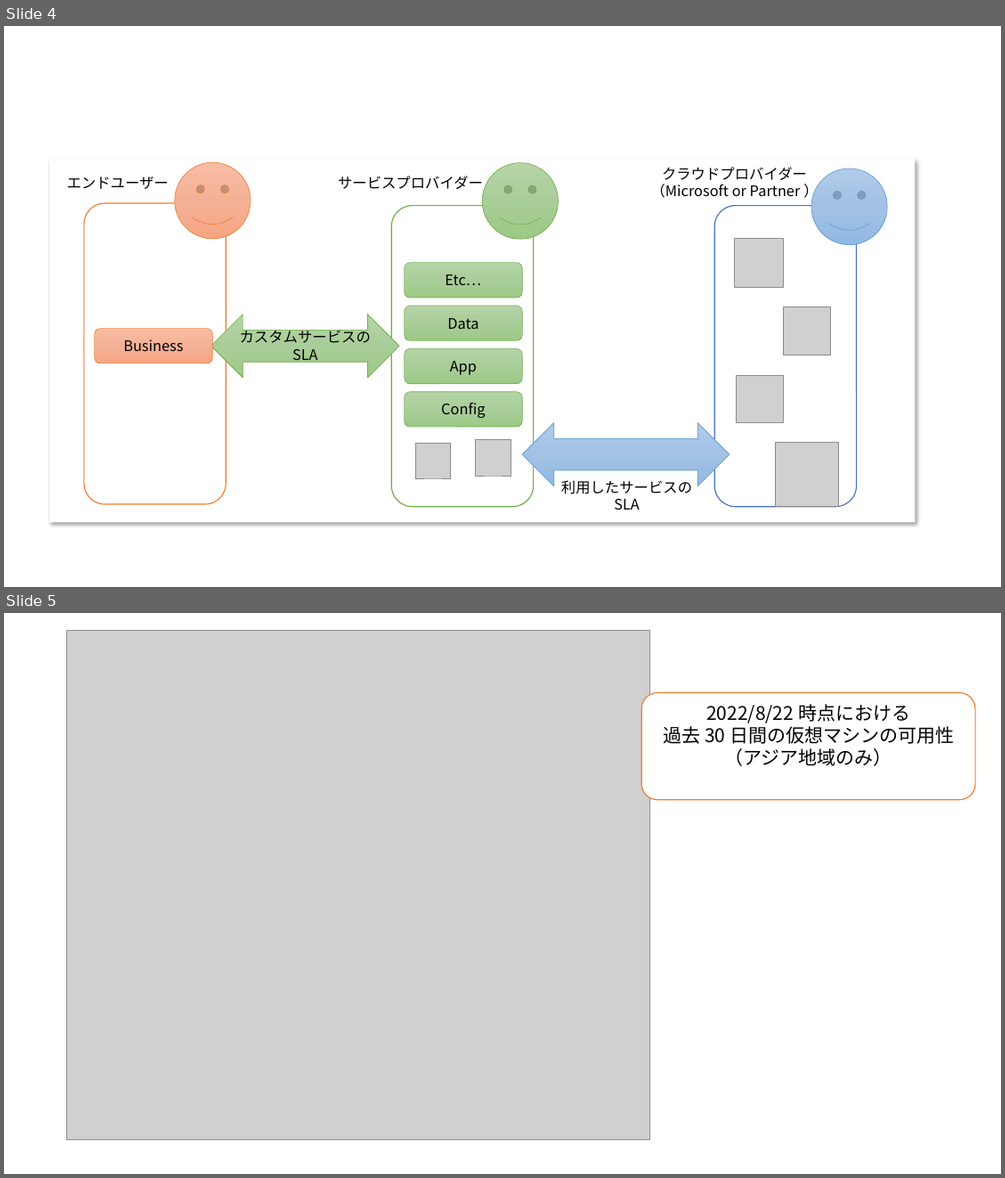
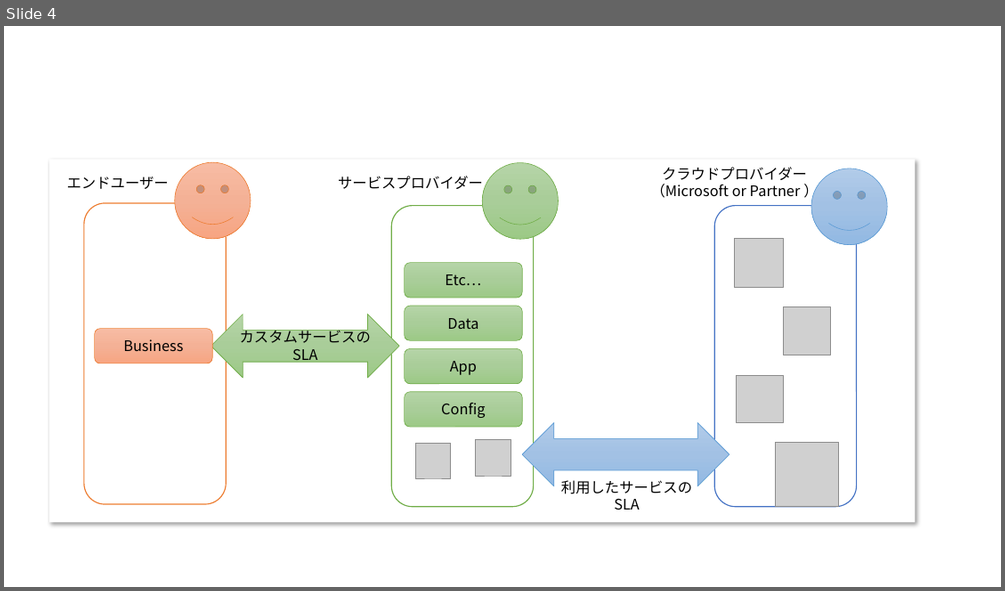
Before and after one commit to ayuina/ainaba-csa-blog, a slide deck: reliability-of-azure-based-services/images/figures.pptx. Shown one above the other, each under a label of ours: slides 4 and 5 before the commit, slide 4 after it. The pictures are 1005x1178 and 1005x591 pixels, drawn with LibreOffice and Linux fonts; fonts in the diff are those of the drawing; grey boxes stand for pictures. Boxes give left, top, right and bottom in pixels: in the first picture for what was removed or moved away, otherwise in the second. Text is boxed around its words. In the diff, an @@ line names an element or a change of style, - is before the commit and + after.

```diff
--- a/reliability-of-azure-based-services/images/figures.pptx
+++ b/reliability-of-azure-based-services/images/figures.pptx
@@ slide 5 removed at [4, 613, 1001, 1174], background #FFFFFF @@
@@ picture removed at [67, 630, 650, 1140] @@
@@ rounded rectangle removed at [642, 693, 975, 800] @@
-2022/8/22 時点における
-過去 30 日間の仮想マシンの可用性
-（アジア地域のみ）
```
Also in this commit, not shown: 1 slide added, 2 other files.
